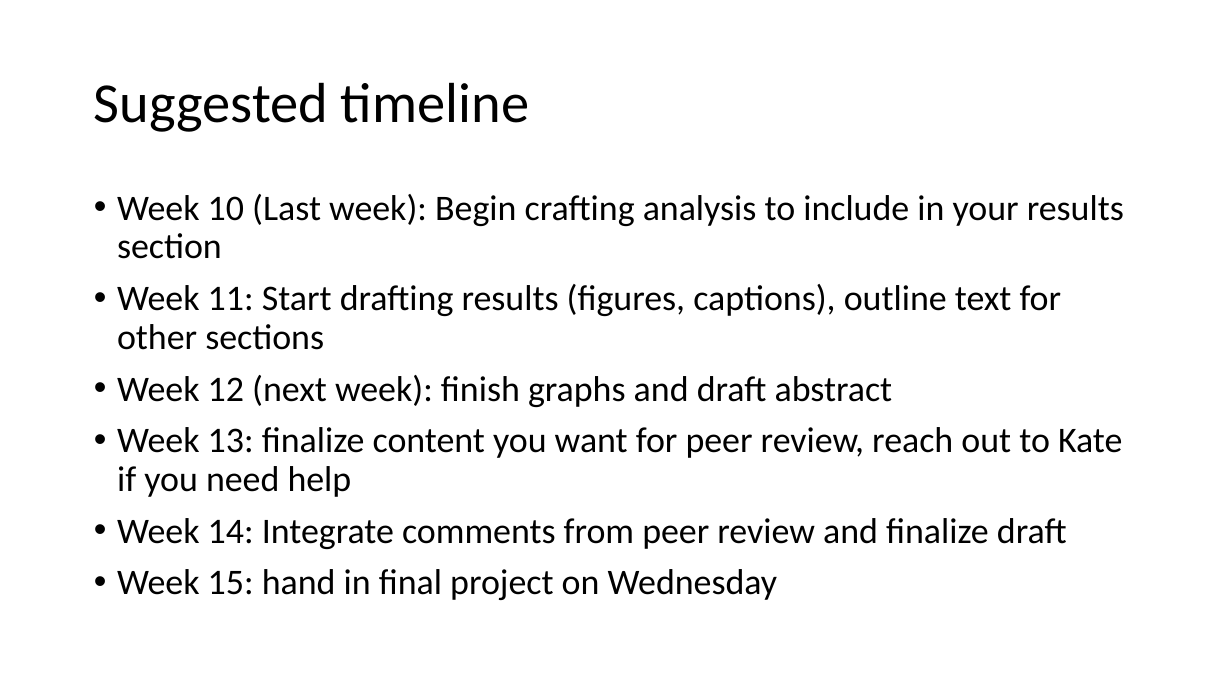
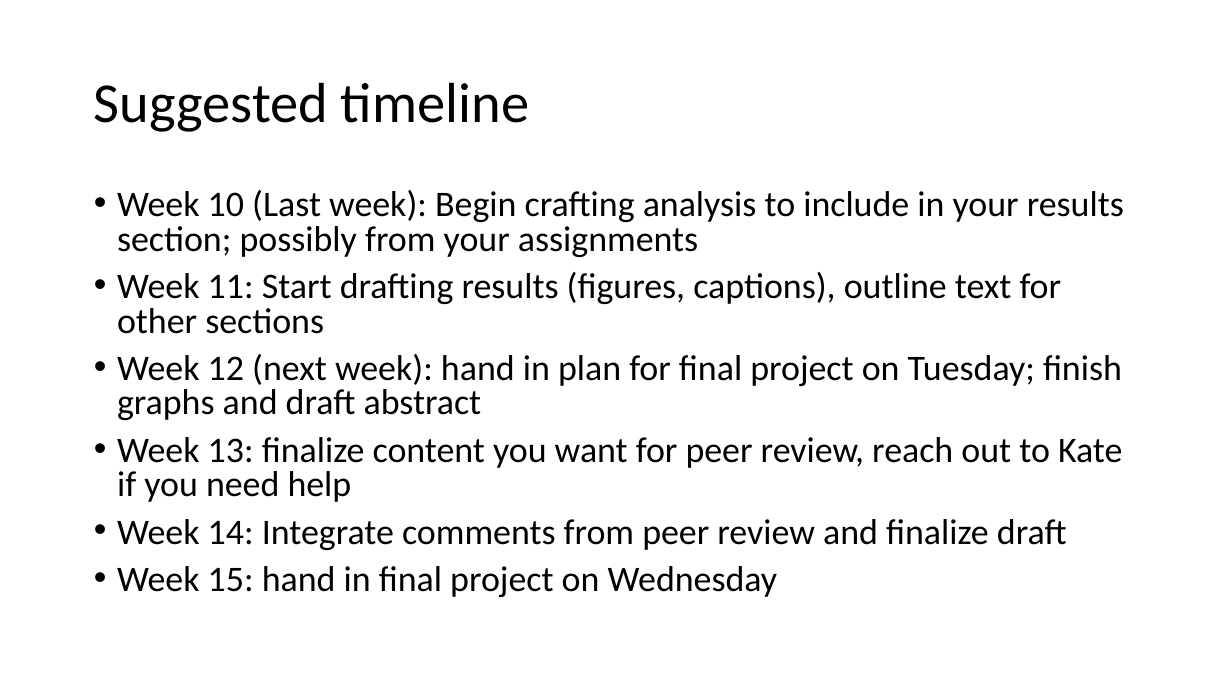
Before and after one commit to VTQuantMethodsEEB/klangwig, a slide deck: slide 3 of lectures/week_11_model_selection/le11_assignment.pptx (slide 2 before the commit). Drawn at 1232x693 pixels with LibreOffice and Linux fonts; fonts in the diff are those of the drawing. Boxes give left, top, right and bottom in pixels: in the first picture for what was removed or moved away, otherwise in the second. Text is boxed around its words. In the diff, an @@ line names an element or a change of style, - is before the commit and + after.

```diff
--- a/lectures/week_11_model_selection/le11_assignment.pptx
+++ b/lectures/week_11_model_selection/le11_assignment.pptx
@@ text at (117,190,1124,257): text changed @@
-• Week 10 (Last week): Begin crafting analysis to include in your results section
+• Week 10 (Last week): Begin crafting analysis to include in your results section; possibly from your assignments
@@ text at (117,272,1122,597): line spacing 0.9 to 0.8 @@
@@ text at (117,354,1122,420): text changed @@
-• Week 12 (next week): finish graphs and draft abstract
+• Week 12 (next week): hand in plan for final project on Tuesday; finish graphs and draft abstract
```
Also in this commit, not shown: 1 other slide changed, 1 slide added, 5 other files.
